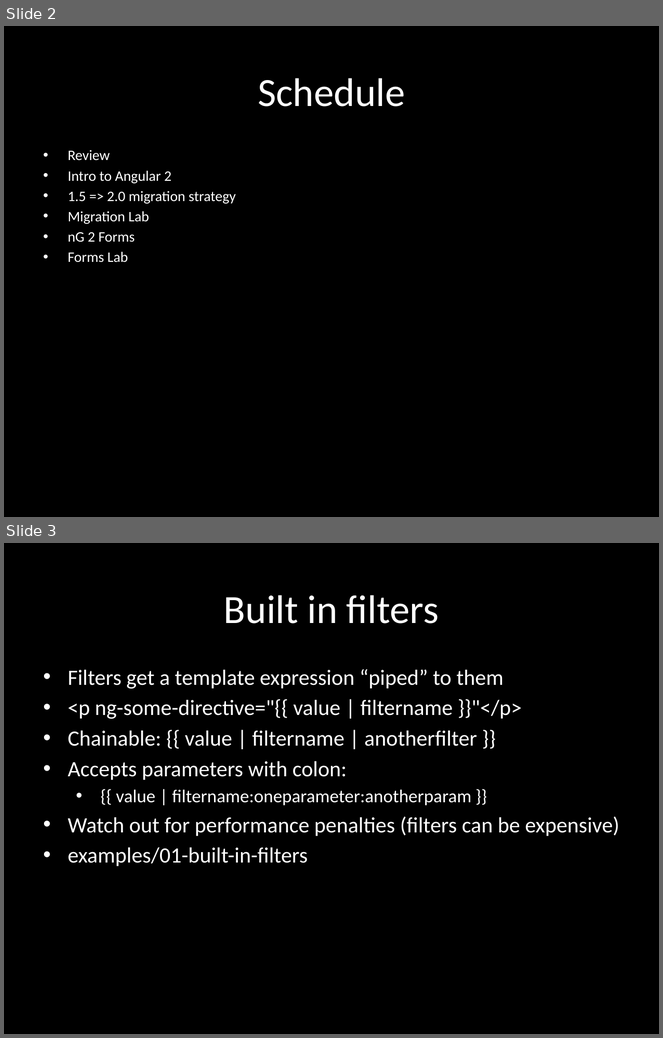
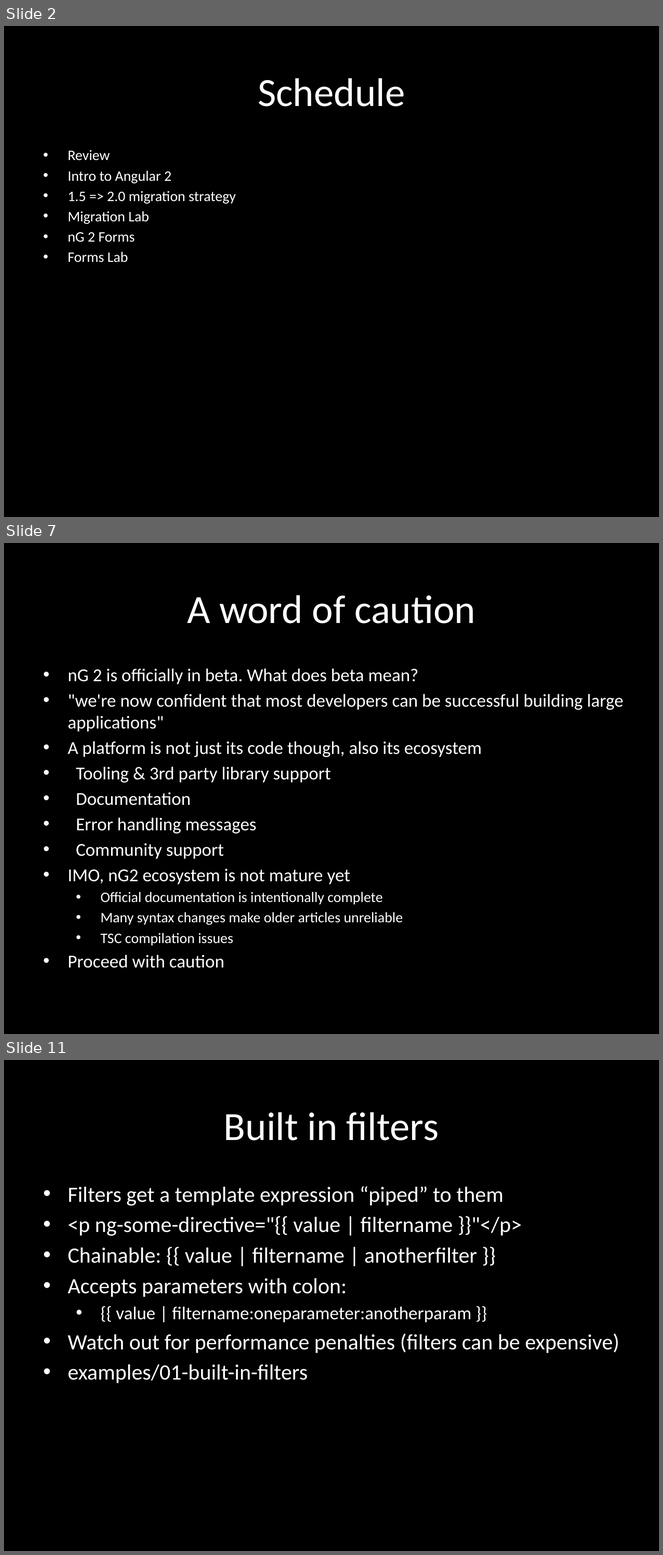
Before and after one commit to eliasjames/training-angular, a slide deck: slides/Angular Slides Day 3.pptx. Shown one above the other, each under a label of ours: slides 2 and 3 before the commit, slides 2, 7 and 11 after it; the slides between them are not shown. The pictures are 663x1038 and 663x1555 pixels, drawn with LibreOffice and Linux fonts; fonts in the diff are those of the drawing. Boxes give left, top, right and bottom in pixels: in the first picture for what was removed or moved away, otherwise in the second. Text is boxed around its words. In the diff, an @@ line names an element or a change of style, - is before the commit and + after.

```diff
--- a/slides/Angular Slides Day 3.pptx
+++ b/slides/Angular Slides Day 3.pptx
@@ slide 7 added at box(4, 543, 659, 1034), background #000000 @@
@@ title added at box(187, 595, 476, 624), 44 pt, text #FFFFFF @@
+A word of caution
@@ subtitle added at box(68, 668, 623, 968), 20 pt, text #FFFFFF @@
+• nG 2 is officially in beta. What does beta mean?
+• "we're now confident that most developers can be successful building large applications"
+• A platform is not just its code though, also its ecosystem
+• Tooling & 3rd party library support
+• Documentation
+• Error handling messages
+• Community support
+• IMO, nG2 ecosystem is not mature yet
+  • Official documentation is intentionally complete
+  • Many syntax changes make older articles unreliable
+  • TSC compilation issues
+• Proceed with caution
@@ what was slide 3 is now slide 11 @@
```
Also in this commit, not shown: 7 other slides added, 1 other file.
